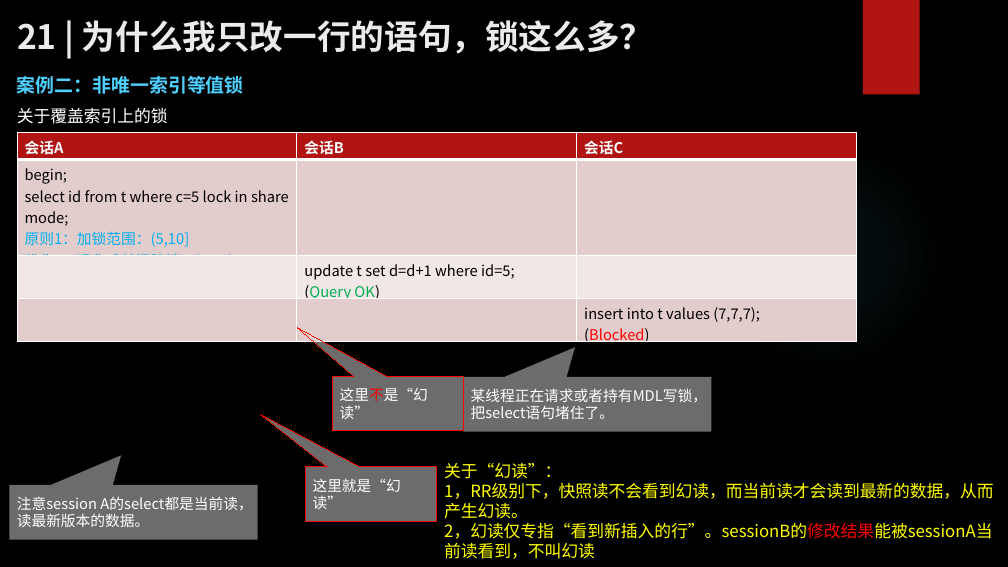
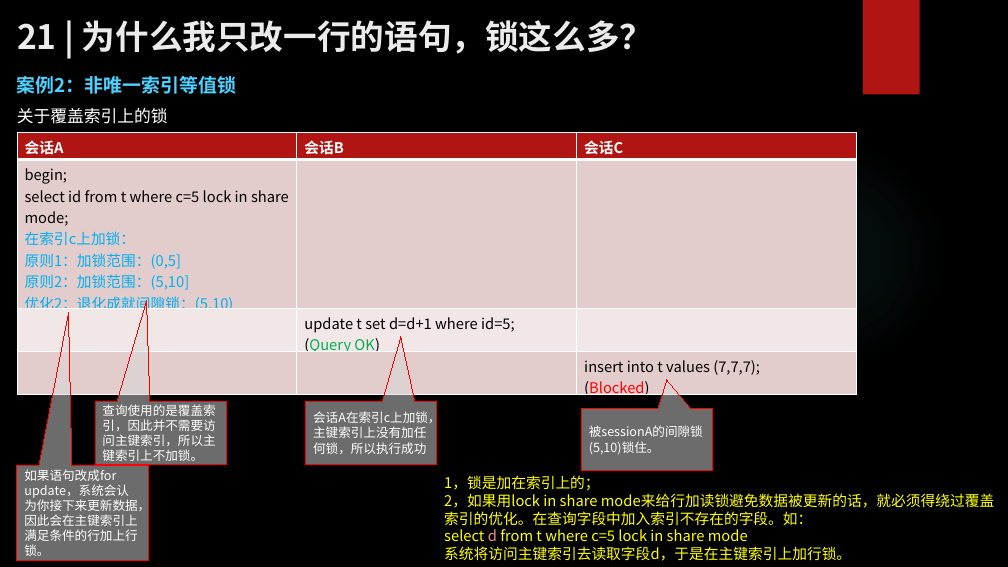
Before and after one commit to zhangkekf/reading-notes, a slide deck: slide 3 of MySQL实战/21为什么我只改一行的语句，锁这么多？.pptx. Drawn at 1008x567 pixels with LibreOffice and Linux fonts; fonts in the diff are those of the drawing; background and template pictures are left out. Boxes give left, top, right and bottom in pixels: in the first picture for what was removed or moved away, otherwise in the second. Text is boxed around its words. In the diff, an @@ line names an element or a change of style, - is before the commit and + after.

```diff
--- a/MySQL实战/21为什么我只改一行的语句，锁这么多？.pptx
+++ b/MySQL实战/21为什么我只改一行的语句，锁这么多？.pptx
@@ text at [17, 76, 236, 94]: text changed @@
-案例二：非唯一索引等值锁
+案例2：非唯一索引等值锁
@@ table at [17, 132, 856, 402] @@
-row 2, column 1: begin; / select id from t where c=5 lock in share mode; / 原则1：加锁范围：(5,10] / 优化2：退化成就间隙锁：(5,10)
+row 2, column 1: begin; / select id from t where c=5 lock in share mode; / 在索引c上加锁： / 原则1：加锁范围：(0,5] / 原则2：加锁范围：(5,10] / 优化2：退化成就间隙锁：(5,10) / 总的锁是：(0,10)
@@ speech box removed at [464, 377, 712, 432] @@
-某线程正在请求或者持有MDL写锁，把select语句堵住了。
@@ speech box added at [95, 402, 227, 464], fill #D9D9D9 at 50% opacity, outline #FF0000 0.75 pt, 12 pt, text #FFFFFF @@
+查询使用的是覆盖索引，因此并不需要访问主键索引，所以主键索引上不加锁。
@@ speech box "会话A在索引c上加锁，主键索引上没有加任何锁，所以执行成功": place and size @@
-speech box "会话A在索引c上加锁，主键索引上没有加任何锁，所以执行成功" at [332, 377, 463, 431]
+speech box "会话A在索引c上加锁，主键索引上没有加任何锁，所以执行成功" at [306, 402, 436, 464]
@@ speech box "会话A在索引c上加锁，主键索引上没有加任何锁，所以执行成功" at [306, 402, 436, 464]: proportions changed @@
@@ text in speech box at [313, 409, 440, 454]: text changed; size 14 to 12 pt @@
-这里不是“幻读”
+会话A在索引c上加锁，主键索引上没有加任何锁，所以执行成功
@@ speech box added at [582, 408, 712, 471], fill #D9D9D9 at 50% opacity, outline #FF0000 0.75 pt, 12 pt, text #FFFFFF @@
+被sessionA的间隙锁(5,10)锁住。
@@ speech box added at [17, 465, 148, 560], fill #D9D9D9 at 50% opacity, outline #FF0000 0.75 pt, 12 pt, text #FFFFFF @@
+如果语句改成for update，系统会认为你接下来更新数据，因此会在主键索引上满足条件的行加上行锁。
@@ speech box removed at [306, 467, 437, 521] @@
-这里就是“幻读”
@@ text at [444, 475, 994, 561]: text changed; size 16 to 14 pt @@
-关于“幻读”：
-1，RR级别下，快照读不会看到幻读，而当前读才会读到最新的数据，从而产生幻读。
-2，幻读仅专指“看到新插入的行”。sessionB的修改结果能被sessionA当前读看到，不叫幻读
+1，锁是加在索引上的；
+2，如果用lock in share mode来给行加读锁避免数据被更新的话，就必须得绕过覆盖索引的优化。在查询字段中加入索引不存在的字段。如：
+select d from t where c=5 lock in share mode
+系统将访问主键索引去读取字段d，于是在主键索引上加行锁。
@@ speech box removed at [9, 485, 257, 539] @@
-注意session A的select都是当前读，读最新版本的数据。
```
Also in this commit, not shown: 1 other slide changed, 7 slides added, 7 slides removed, 3 other files.
